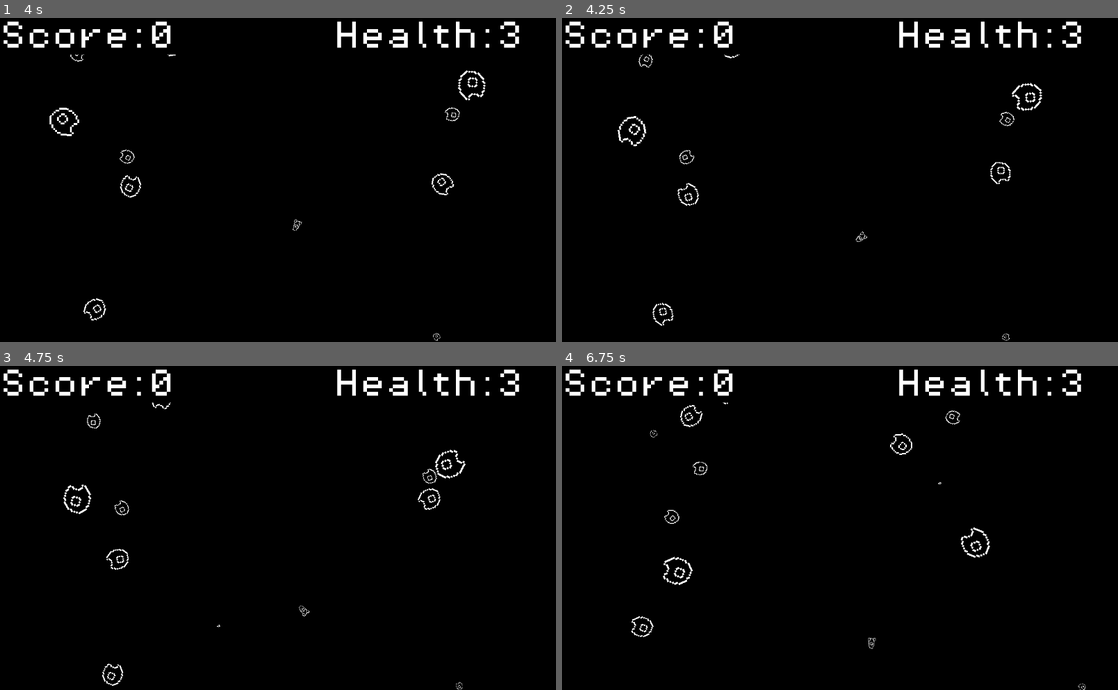
Above: before the commit, frames 1-4 (two rows, left to right).
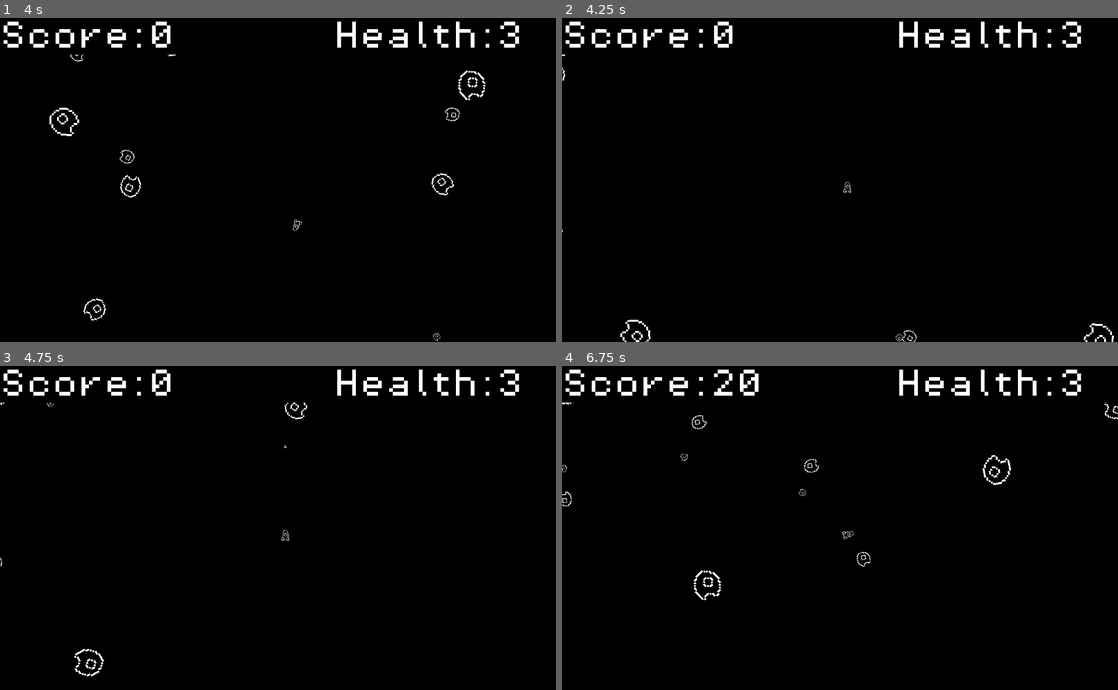
Above: after the commit, the same moments.

Repository: Cryatonic/asteroids-clone
Game: Godot game, scene res://scenes/game.tscn
Same seed, same stepped clock (60 frames per second), same inputs: the game is played once before the commit and once after it.
Inputs (mouse positions are in pixels of both pictures, inside the frame that each line leads up to):
- Up to frame 1 (4 s): move the mouse to (400, 163) at 0.52 s; hold D (right_turn) 0.53-1.28 s; hold Right mouse button (spawn_asteroid) 0.53-1.28 s; tap Shift at 0.8, 1.35, 3.8 s; move the mouse to (166, 196) at 1.27 s; hold S (brake) 1.28-2.03 s; tap B at 1.55 s; move the mouse to (333, 108) at 2.02 s; hold D (right_turn) 2.03-2.78 s; hold B 2.03-2.78 s; tap M at 2.3, 2.85 s; move the mouse to (250, 244) at 2.77 s; hold W (thrust) 2.78-3.53 s; right-click (250, 244) at 3.05 s; move the mouse to (444, 228) at 3.52 s; hold A (left_turn) from 3.53 s (still down); hold C (data) from 3.53 s (still down)
- Up to frame 2 (4.25 s): keep holding A (left_turn); keep holding C (data); tap U (respawn) at 4.15 s
- Up to frame 3 (4.75 s): keep holding A (left_turn); move the mouse to (111, 479) at 4.27 s; release C (data) at 4.28 s; tap Space (shoot) at 4.35 s; tap B at 4.55 s
- Up to frame 4 (6.75 s): move the mouse to (867, 528) at 5.02 s; release A (left_turn) at 5.03 s; hold S (brake) 5.03-5.78 s; hold Right mouse button (spawn_asteroid) 5.03-5.78 s; tap M at 5.3 s; move the mouse to (756, 447) at 5.77 s; hold D (right_turn) 5.78-6.53 s; tap Shift at 5.85 s; right-click (756, 447) at 6.05 s; move the mouse to (962, 511) at 6.52 s; hold W (thrust) from 6.53 s (still down); hold B from 6.53 s (still down)

Frame 1 is identical in both runs. In frame 2, 1.0% of the frame differs, in the area x 0-100%, y 11-100%; in frame 3, 1.0%; in frame 4, 1.6%, in the area x 0-100%, y 1-100%.

Commit message:
Asteroid Modifications

Diff:
--- a/scenes/game.tscn
+++ b/scenes/game.tscn
@@ -16,7 +16,7 @@
 [node name="HUD" parent="." instance=ExtResource("3_juajw")]
 
 [node name="SpawnTimer" type="Timer" parent="."]
-wait_time = 5.0
+wait_time = 10.0
 autostart = true
 
 [node name="Background" type="Sprite2D" parent="."]
--- a/scripts/asteroid.gd
+++ b/scripts/asteroid.gd
@@ -69,7 +69,7 @@
 
 func _on_hit() -> void:
 	if is_instance_valid(get_tree().get_first_node_in_group("Ship")):
-		get_tree().get_first_node_in_group("Ship").emit_signal("got_points", 10)
+		get_tree().get_first_node_in_group("Ship").emit_signal("got_points", 50 - (10 * size))
 
 	if size > 1:
 		var container = self.get_parent()
--- a/scripts/game.gd
+++ b/scripts/game.gd
@@ -5,6 +5,8 @@
 var asteroid_scene = preload("res://scenes/asteroid.tscn")
 var ship_scene = preload("res://scenes/ship.tscn")
 var ship : Ship
+
+var debug_mode : bool = false
 
 @onready var hud: HUD = $HUD
 
@@ -31,8 +33,16 @@
 	elif event.is_action_pressed("data"):
 		print(asteroid_count)
 
-	elif event.is_action_pressed("respawn") && get_node("ShipContainer").get_child_count() == 0:
+	elif event.is_action_pressed("respawn") && get_node("ShipContainer").get_child_count() == 0 && debug_mode:
 		spawn_ship(Vector2i(bounding_box[1] / 2, bounding_box[3] / 2))
+	elif event.is_action_pressed("respawn"):
+		restart()
+
+	if Input.is_key_pressed(KEY_SHIFT) && Input.is_key_pressed(KEY_B) && Input.is_key_pressed(KEY_M):
+		if not debug_mode:
+			debug_mode = true
+		else:
+			debug_mode = false
 
 func spawn_asteroid(spawn_location : Vector2i):
 	var instance = asteroid_scene.instantiate()
@@ -59,6 +69,20 @@
 
 	spawn_asteroid(spawn_location)
 
+func restart() -> void:
+	if get_node("AsteroidContainer").get_child_count() != 0:
+		for each in get_node("AsteroidContainer").get_children():
+			each.queue_free()
+	if get_node("ShipContainer").get_child_count() != 0:
+		for ship in get_node("ShipContainer").get_children():
+			ship.queue_free()
+
+	await get_tree().process_frame
+
+	spawn_ship(Vector2i(bounding_box[1] / 2, bounding_box[3] / 2))
+	for x in range(0, 10):
+		random_spawn_asteroid()
+
 func check_bounding() -> void:
 	var asteroids = get_node("AsteroidContainer").get_children()
 	for a in asteroids:
